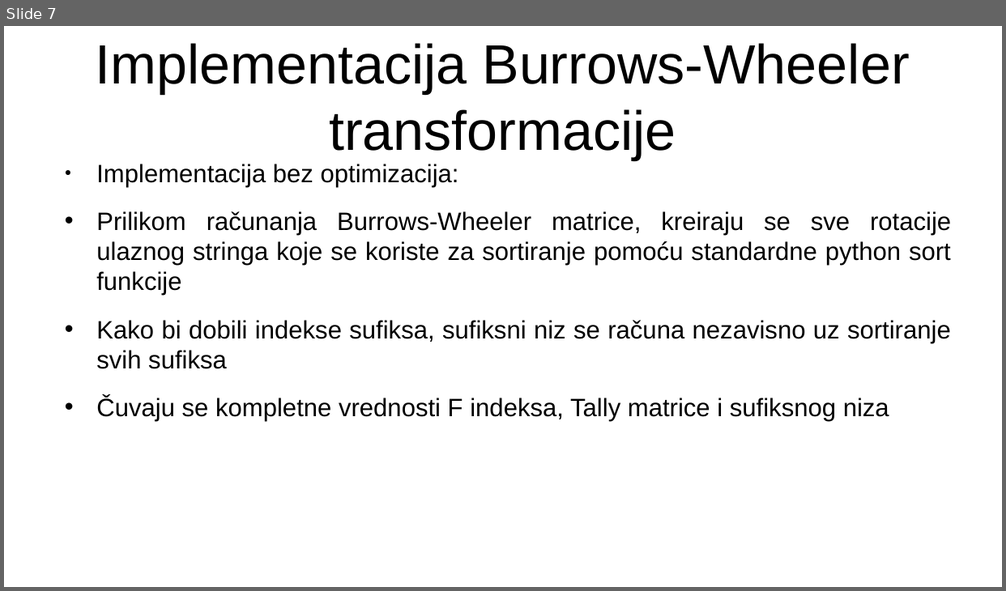
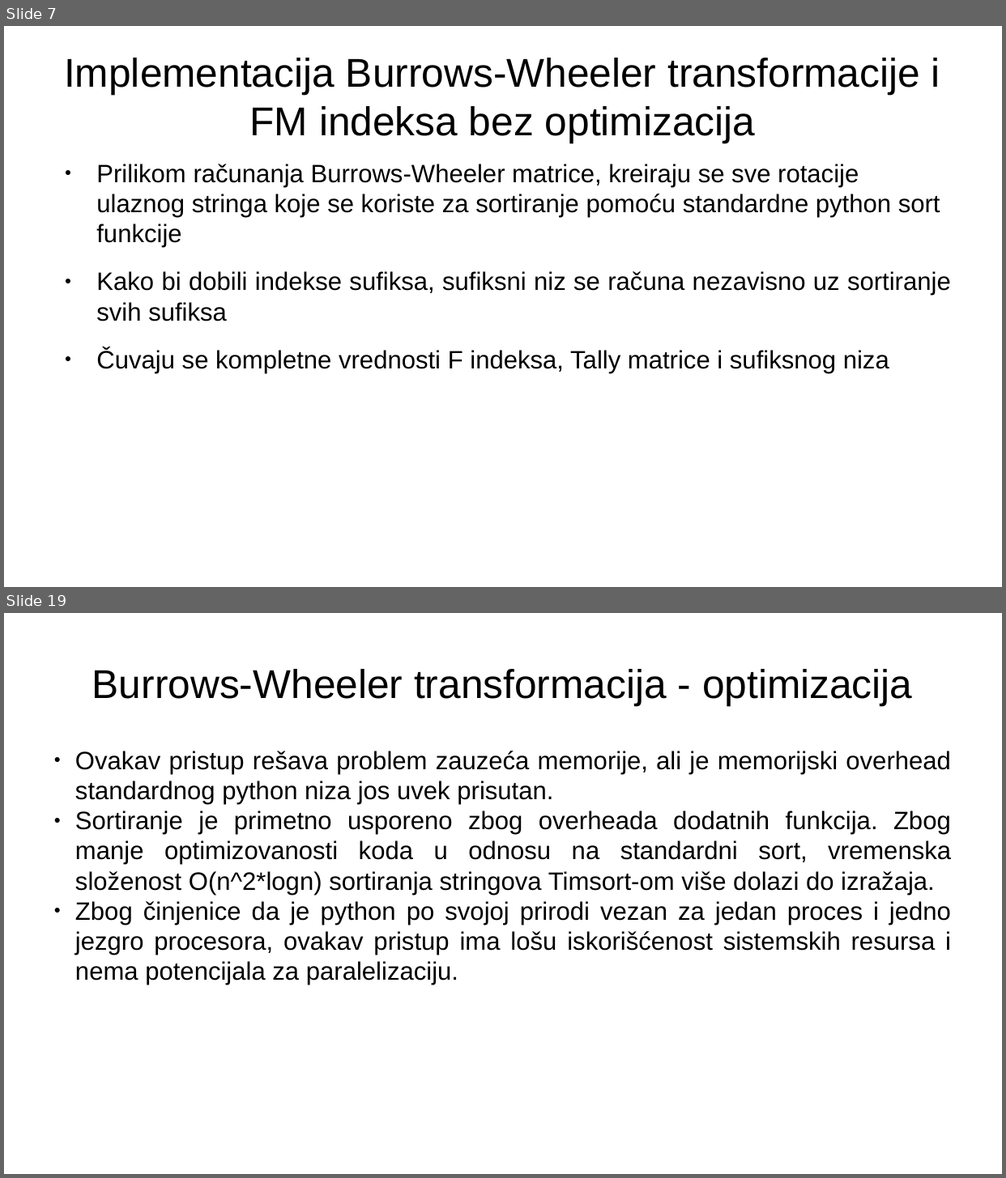
Before and after one commit to MalovicAleksandar/gi2022-ma213375m-projzad4, a slide deck: prezentacija.pptx. Shown one above the other, each under a label of ours: slide 7 before the commit, slides 7 and 19 after it; the slides between them are not shown. The pictures are 1006x591 and 1006x1178 pixels, drawn with LibreOffice and Linux fonts; fonts in the diff are those of the drawing. Boxes give left, top, right and bottom in pixels: in the first picture for what was removed or moved away, otherwise in the second. Text is boxed around its words. In the diff, an @@ line names an element or a change of style, - is before the commit and + after.

```diff
--- a/prezentacija.pptx
+++ b/prezentacija.pptx
@@ slide 19 added at (x1=4, y1=613, x2=1002, y2=1174), background #FFFFFF @@
@@ text added at (x1=92, y1=669, x2=912, y2=705), 32 pt, text #000000 @@
+Burrows-Wheeler transformacija - optimizacija
@@ text added at (x1=75, y1=751, x2=951, y2=986), 20 pt, text #000000 @@
+● Ovakav pristup rešava problem zauzeća memorije, ali je memorijski overhead standardnog python niza jos uvek prisutan.
+● Sortiranje je primetno usporeno zbog overheada dodatnih funkcija. Zbog manje optimizovanosti koda u odnosu na standardni sort, vremenska složenost O(n^2*logn) sortiranja stringova Timsort-om više dolazi do izražaja.
+● Zbog činjenice da je python po svojoj prirodi vezan za jedan proces i jedno jezgro procesora, ovakav pristup ima lošu iskorišćenost sistemskih resursa i nema potencijala za paralelizaciju.
@@ slide 7 changed as well @@
@@ text at (x1=64, y1=58, x2=940, y2=143): text changed; size 44 to 32 pt @@
-Implementacija Burrows-Wheeler transformacije
+Implementacija Burrows-Wheeler transformacije i FM indeksa bez optimizacija
@@ text "Prilikom računanja Burrows-Wheeler matrice, kreiraju ..." at (x1=96, y1=164, x2=951, y2=373): alignment justified to left; bullet • to ● @@
@@ text at (x1=96, y1=164, x2=459, y2=187): paragraph removed @@
-● Implementacija bez optimizacija:
```
Also in this commit, not shown: 5 other slides changed, 28 other slides added, 1 other file.
